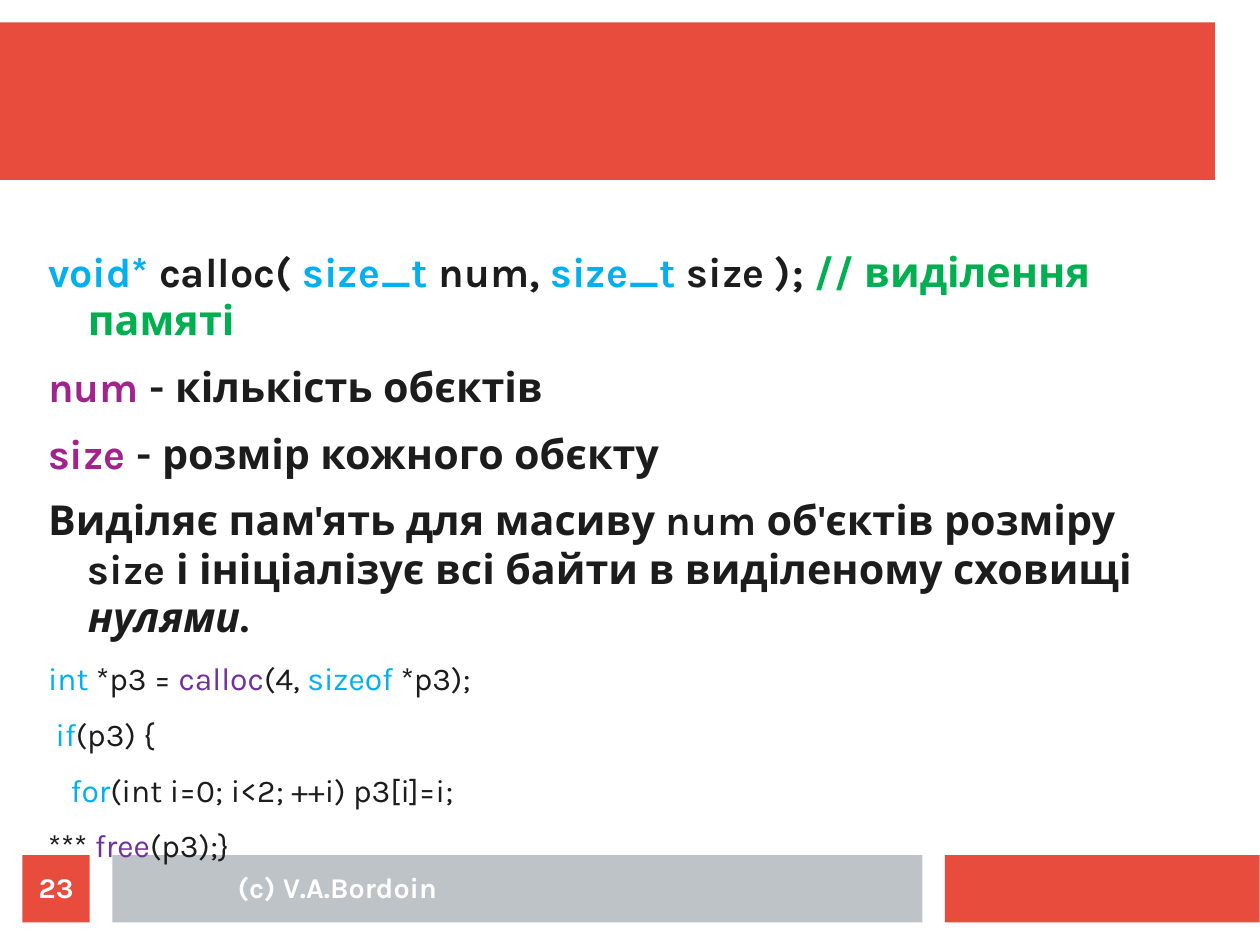
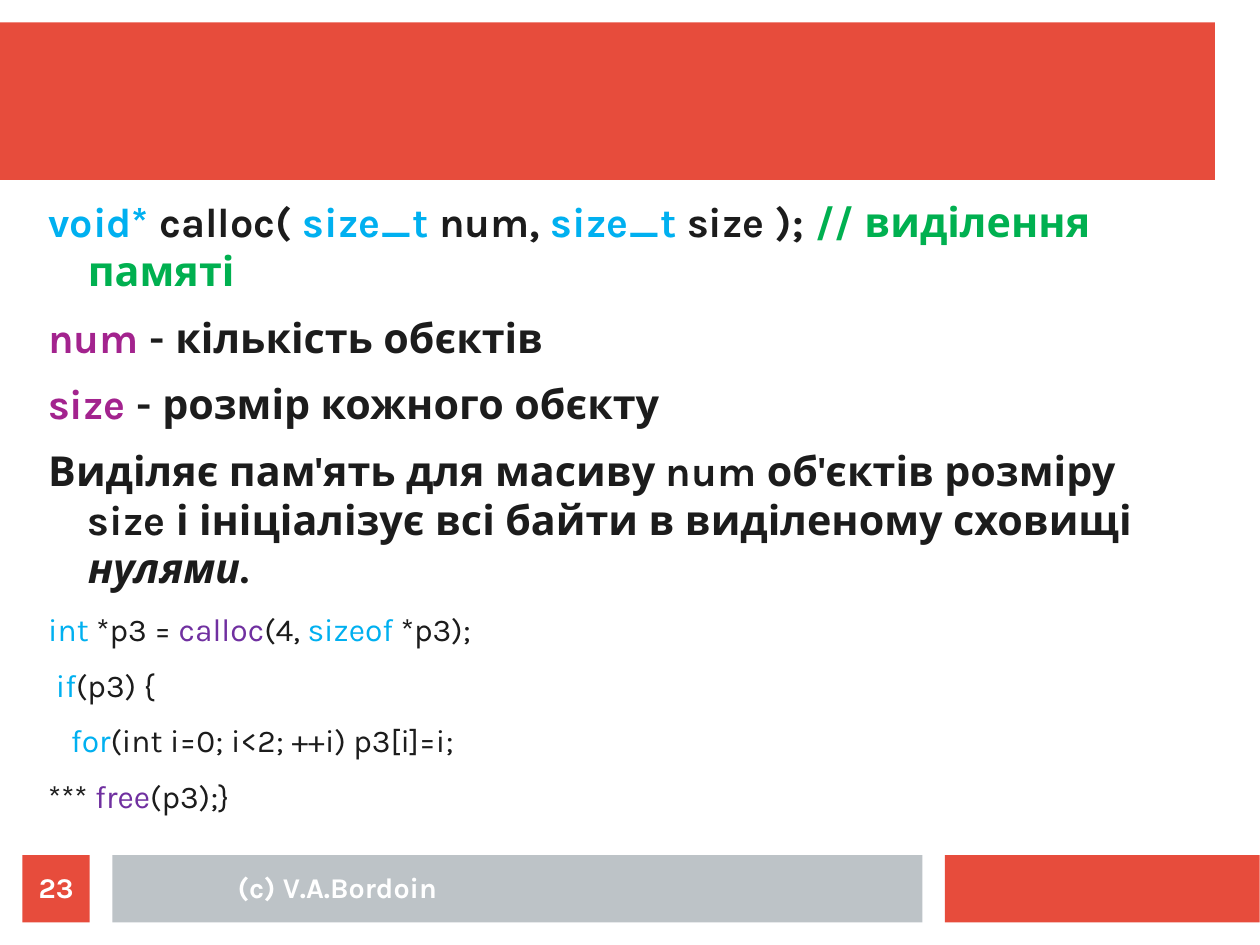
Before and after one commit to mecchmatProjects/CppCourse, a slide deck: slide 23 of Lect03/CppTutorUkr2.ppt. Drawn at 1260x945 pixels with LibreOffice and Linux fonts; fonts in the diff are those of the drawing. Boxes give left, top, right and bottom in pixels: in the first picture for what was removed or moved away, otherwise in the second. Text is boxed around its words. In the diff, an @@ line names an element or a change of style, - is before the commit and + after.

```diff
--- a/Lect03/CppTutorUkr2.ppt
+++ b/Lect03/CppTutorUkr2.ppt
@@ text "void* calloc( size_t num, size_t ...": place and size @@
-text "void* calloc( size_t num, size_t ..." at box(48, 255, 1132, 809)
+text "void* calloc( size_t num, size_t ..." at box(48, 205, 1132, 760)
```
Also in this commit, not shown: 14 other slides changed, 1 slide added, 1 slide removed, 3 other files.
